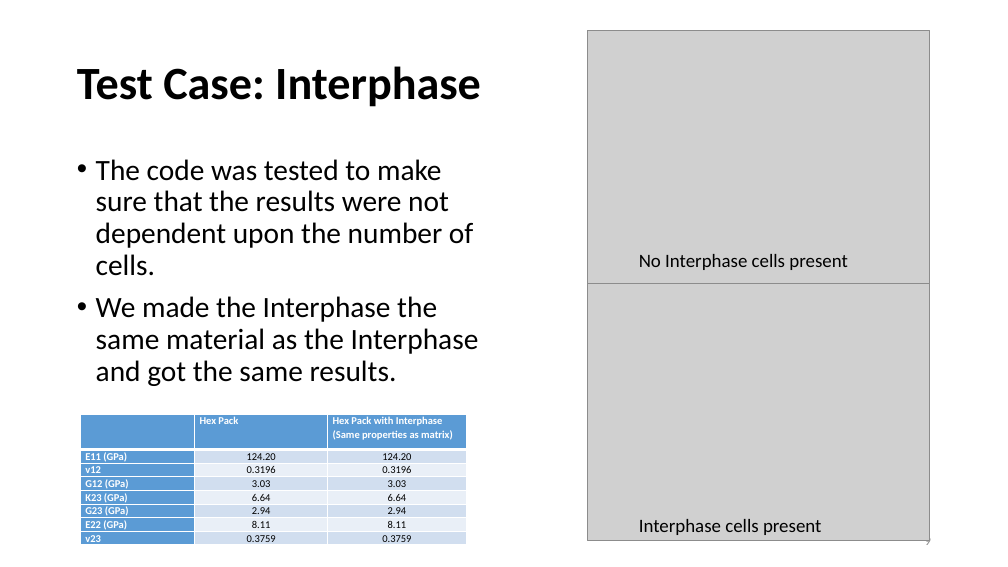
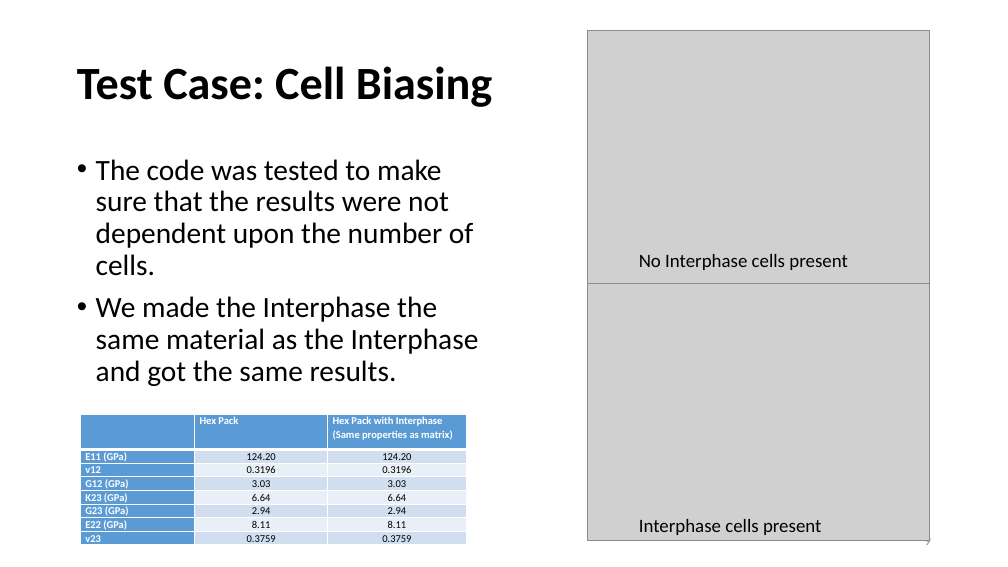
Before and after one commit to nahernz/Method_of_Cells, a slide deck: slide 9 of Generalized Method of Cells (08-01-2014).pptx. Drawn at 1008x567 pixels with LibreOffice and Linux fonts; fonts in the diff are those of the drawing; grey boxes stand for pictures. Boxes give left, top, right and bottom in pixels: in the first picture for what was removed or moved away, otherwise in the second. Text is boxed around its words. In the diff, an @@ line names an element or a change of style, - is before the commit and + after.

```diff
--- a/Generalized Method of Cells (08-01-2014).pptx
+++ b/Generalized Method of Cells (08-01-2014).pptx
@@ title at [77,66,492,107]: text changed @@
-Test Case: Interphase
+Test Case: Cell Biasing
```
Also in this commit, not shown: 1 other slide changed, 1 other file.
